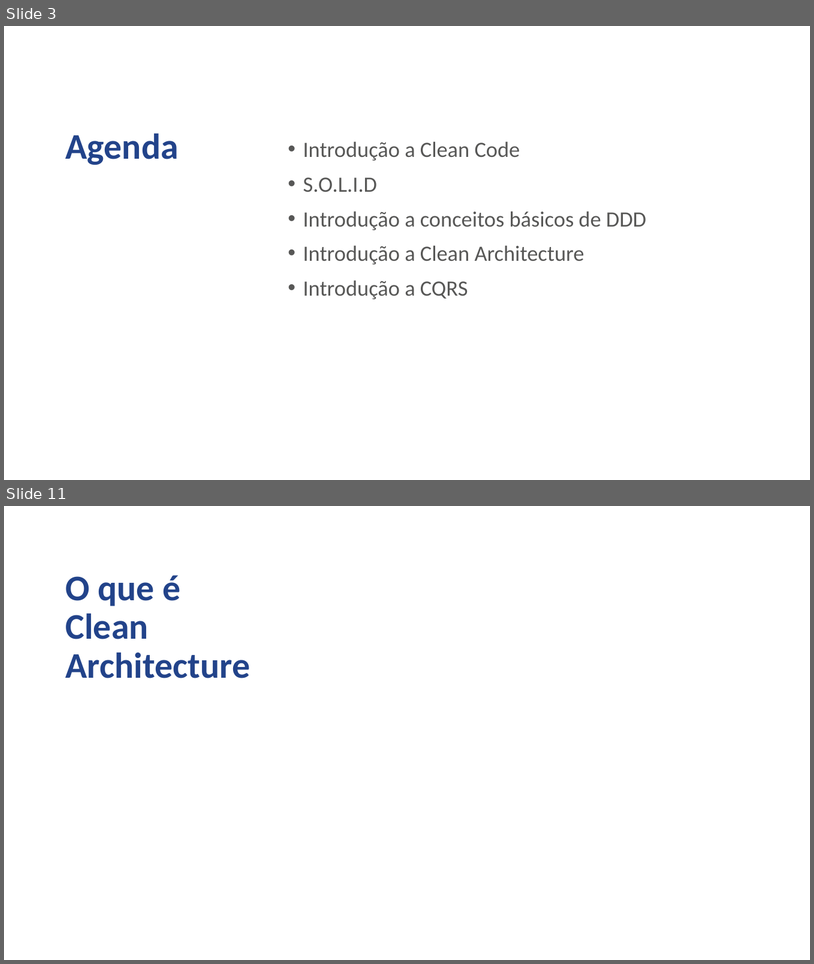
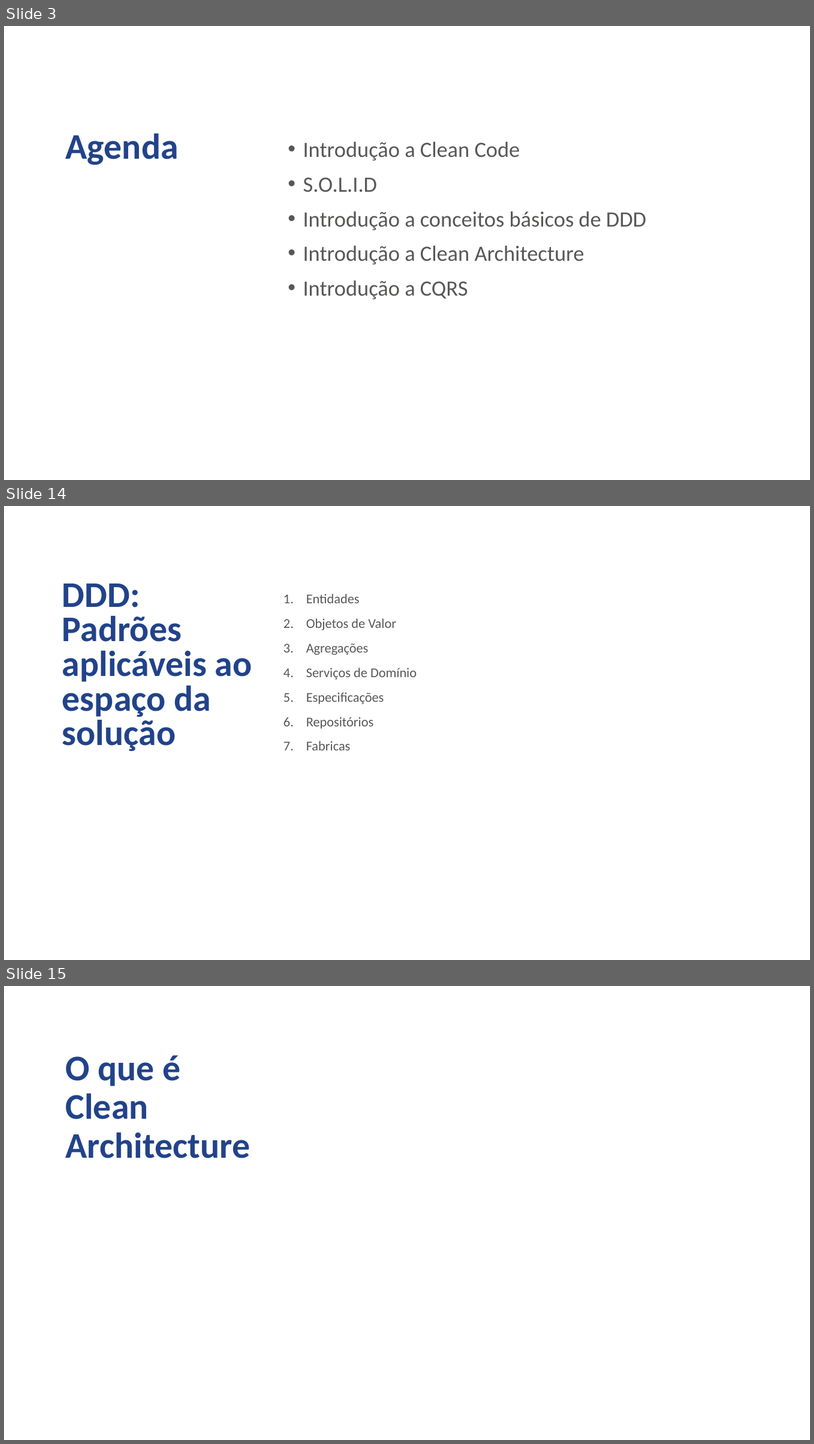
Before and after one commit to jcmdsbr/five-workshop-real-apps, a slide deck: docs/treinamento-estagiarios-five.pptx. Shown one above the other, each under a label of ours: slides 3 and 11 before the commit, slides 3, 14 and 15 after it; the slides between them are not shown. The pictures are 814x964 and 814x1444 pixels, drawn with LibreOffice and Linux fonts; fonts in the diff are those of the drawing; background and template pictures are left out. Boxes give left, top, right and bottom in pixels: in the first picture for what was removed or moved away, otherwise in the second. Text is boxed around its words. In the diff, an @@ line names an element or a change of style, - is before the commit and + after.

```diff
--- a/docs/treinamento-estagiarios-five.pptx
+++ b/docs/treinamento-estagiarios-five.pptx
@@ slide 14 added at [4,506,810,960], background picture (left out) @@
@@ text added at [62,583,252,751], 42.9 pt, text #22438A, bold @@
+DDD:
+Padrões aplicáveis ao espaço da solução
@@ text added at [306,594,417,750], 16 pt, text #575756 @@
+1. Entidades
+2. Objetos de Valor
+3. Agregações
+4. Serviços de Domínio
+5. Especificações
+6. Repositórios
+7. Fabricas
@@ what was slide 11 is now slide 15 @@
```
Also in this commit, not shown: 7 slides changed, 4 other slides added, 1 slide removed.
